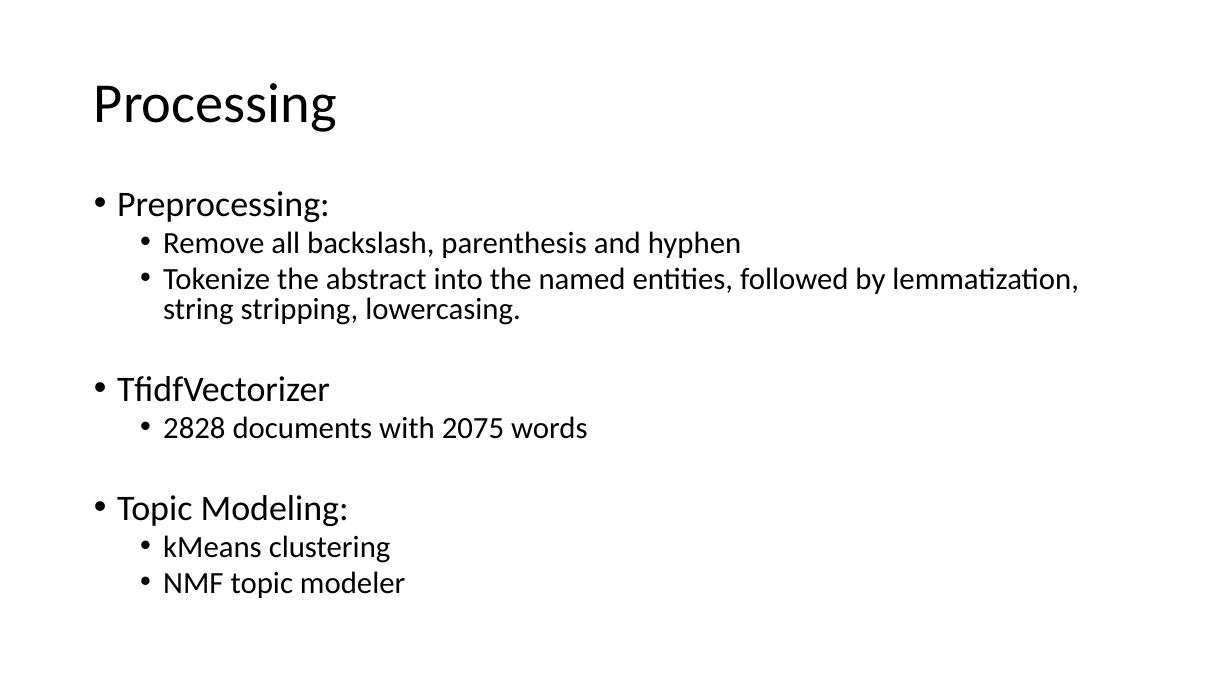
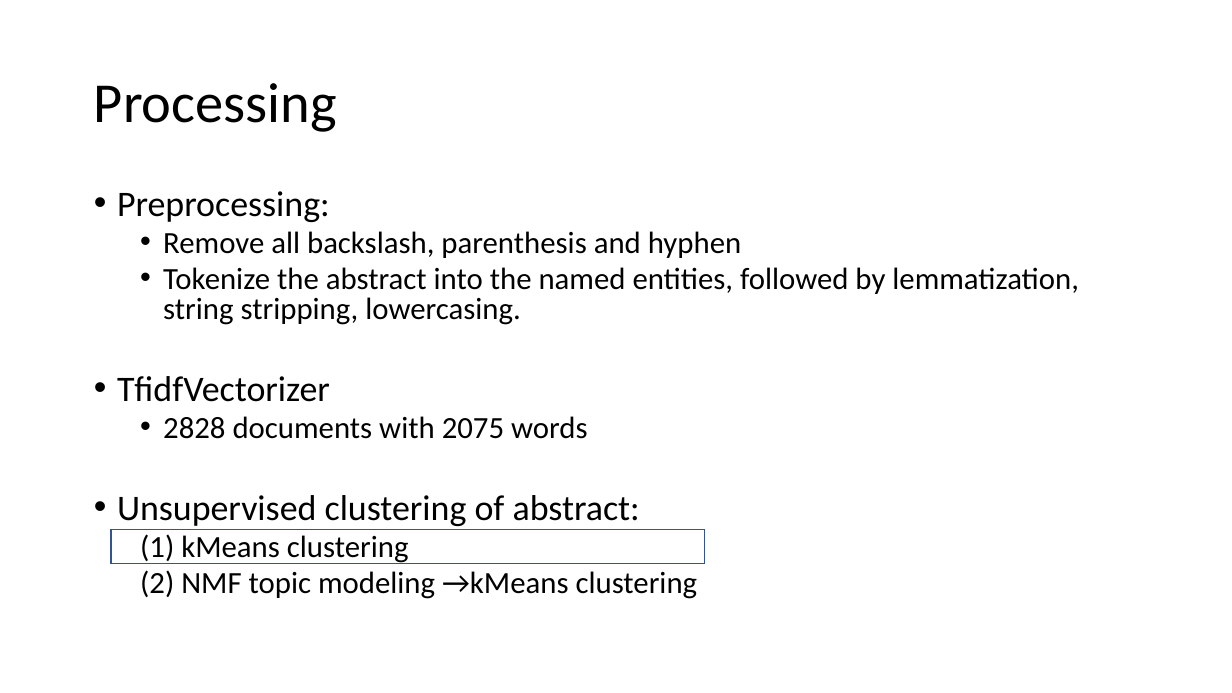
Before and after one commit to chiouNT/Metis_project_5, a slide deck: slide 4 of NLP.pptx. Drawn at 1232x693 pixels with LibreOffice and Linux fonts; fonts in the diff are those of the drawing. Boxes give left, top, right and bottom in pixels: in the first picture for what was removed or moved away, otherwise in the second. Text is boxed around its words. In the diff, an @@ line names an element or a change of style, - is before the commit and + after.

```diff
--- a/NLP.pptx
+++ b/NLP.pptx
@@ text at <box>117,495,698,599</box>: text changed @@
-• Topic Modeling:
-  • kMeans clustering
-  • NMF topic modeler
+• Unsupervised clustering of abstract:
+  (1) kMeans clustering
+  (2) NMF topic modeling →kMeans clustering
@@ rectangle added at <box>111,530,705,564</box>, outline #325491 1 pt @@
```
Also in this commit, not shown: 8 other slides changed, 3 slides added, 19 other files.
